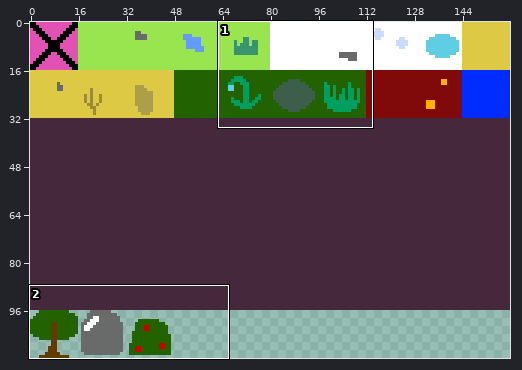
Two versions of one sprite sheet, data/textures/tilemap.png. Above: a wide view before the commit, with the close-up outlined.
Close-up. Old version:
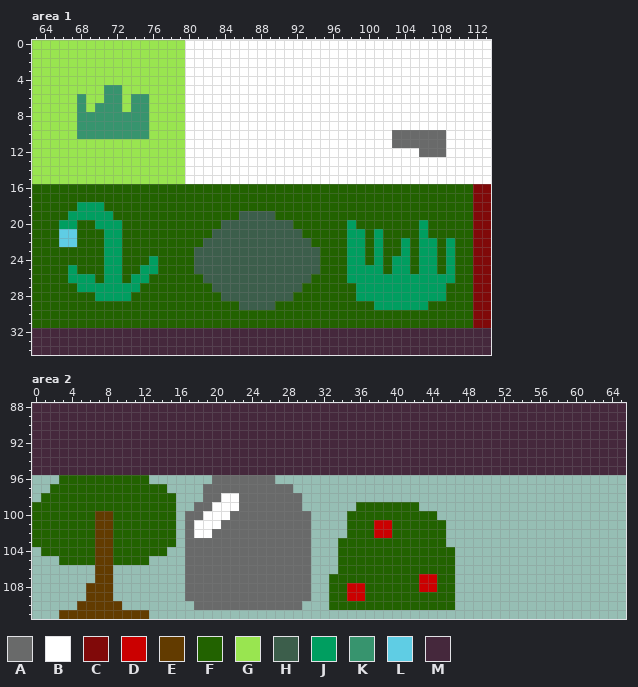
The file is 160x112 pixels. Shown: area 1: x 63..113, y 0..34; area 2: x 0..65, y 88..111. The commit also changed other parts of the picture, which this record leaves out.
Palette (. is transparent): A #696a6a  B #ffffff  C #800909  D #cb0000  E #623b00  F #226200  G #99e550  H #3c5e4b  J #009e60  K #37946e  L #5fcde4  M #45283c
Once edited:
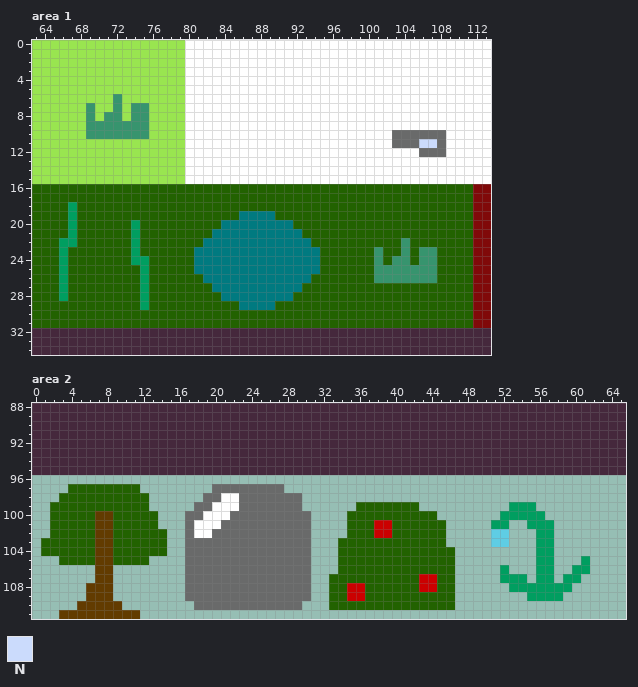
Colours new in this view: N #cbdbfc
Change:
@@ palette @@
-H #3c5e4b
+H #007a80
--- area 1
@@ x 63..113 @@
  4 GGGGGGGGGGGGGGGGGBBBBBBBBBBBBBBBBBBBBBBBBBBBBBBBBBB
- 5 GGGGGGGGKKGGGGGGGBBBBBBBBBBBBBBBBBBBBBBBBBBBBBBBBBB
- 6 GGGGGKGGKKGKKGGGGBBBBBBBBBBBBBBBBBBBBBBBBBBBBBBBBBB
- 7 GGGGGKGKKKGKKGGGGBBBBBBBBBBBBBBBBBBBBBBBBBBBBBBBBBB
- 8 GGGGGKKKKKKKKGGGGBBBBBBBBBBBBBBBBBBBBBBBBBBBBBBBBBB
- 9 GGGGGKKKKKKKKGGGGBBBBBBBBBBBBBBBBBBBBBBBBBBBBBBBBBB
-10 GGGGGKKKKKKKKGGGGBBBBBBBBBBBBBBBBBBBBBBBAAAAAABBBBB
-11 GGGGGGGGGGGGGGGGGBBBBBBBBBBBBBBBBBBBBBBBAAAAAABBBBB
+ 5 GGGGGGGGGGGGGGGGGBBBBBBBBBBBBBBBBBBBBBBBBBBBBBBBBBB
+ 6 GGGGGGGGGKGGGGGGGBBBBBBBBBBBBBBBBBBBBBBBBBBBBBBBBBB
+ 7 GGGGGGKGGKGKKGGGGBBBBBBBBBBBBBBBBBBBBBBBBBBBBBBBBBB
+ 8 GGGGGGKGKKGKKGGGGBBBBBBBBBBBBBBBBBBBBBBBBBBBBBBBBBB
+ 9 GGGGGGKKKKKKKGGGGBBBBBBBBBBBBBBBBBBBBBBBBBBBBBBBBBB
+10 GGGGGGKKKKKKKGGGGBBBBBBBBBBBBBBBBBBBBBBBAAAAAABBBBB
+11 GGGGGGGGGGGGGGGGGBBBBBBBBBBBBBBBBBBBBBBBAAANNABBBBB
 12 GGGGGGGGGGGGGGGGGBBBBBBBBBBBBBBBBBBBBBBBBBBAAABBBBB
@@ x 63..113 @@
 17 FFFFFFFFFFFFFFFFFFFFFFFFFFFFFFFFFFFFFFFFFFFFFFFFFCC
-18 FFFFFJJJFFFFFFFFFFFFFFFFFFFFFFFFFFFFFFFFFFFFFFFFFCC
-19 FFFFJJJJJFFFFFFFFFFFFFFHHHHFFFFFFFFFFFFFFFFFFFFFFCC
-20 FFFJJFFJJJFFFFFFFFFFFHHHHHHHHFFFFFFJFFFFFFFJFFFFFCC
-21 FFFLLFFFJJFFFFFFFFFFHHHHHHHHHHFFFFFJJFJFFFFJFFFFFCC
-22 FFFLLFFFJJFFFFFFFFFHHHHHHHHHHHHFFFFJJFJFFJFJJFJFFCC
-23 FFFFFFFFJJFFFFFFFFHHHHHHHHHHHHHHFFFJJFJFFJFJJFJFFCC
-24 FFFFFFFFJJFFFJFFFFHHHHHHHHHHHHHHFFFJJFJFJJFJJFJFFCC
-25 FFFFJFFFJJFFJJFFFFHHHHHHHHHHHHHHFFFJJJJFJJFJJFJFFCC
-26 FFFFJJJFJJFJJFFFFFFHHHHHHHHHHHHFFFFJJJJJJJJJJJJFFCC
-27 FFFFFJJJJJJJFFFFFFFFHHHHHHHHHHFFFFFFJJJJJJJJJJFFFCC
-28 FFFFFFFJJJJFFFFFFFFFFHHHHHHHHFFFFFFFJJJJJJJJJJFFFCC
-29 FFFFFFFFFFFFFFFFFFFFFFFHHHHFFFFFFFFFFFJJJJJJFFFFFCC
+18 FFFFJFFFFFFFFFFFFFFFFFFFFFFFFFFFFFFFFFFFFFFFFFFFFCC
+19 FFFFJFFFFFFFFFFFFFFFFFFHHHHFFFFFFFFFFFFFFFFFFFFFFCC
+20 FFFFJFFFFFFJFFFFFFFFFHHHHHHHHFFFFFFFFFFFFFFFFFFFFCC
+21 FFFFJFFFFFFJFFFFFFFFHHHHHHHHHHFFFFFFFFFFFFFFFFFFFCC
+22 FFFJJFFFFFFJFFFFFFFHHHHHHHHHHHHFFFFFFFFFFKFFFFFFFCC
+23 FFFJFFFFFFFJFFFFFFHHHHHHHHHHHHHHFFFFFFKFFKFKKFFFFCC
+24 FFFJFFFFFFFJJFFFFFHHHHHHHHHHHHHHFFFFFFKFKKFKKFFFFCC
+25 FFFJFFFFFFFFJFFFFFHHHHHHHHHHHHHHFFFFFFKKKKKKKFFFFCC
+26 FFFJFFFFFFFFJFFFFFFHHHHHHHHHHHHFFFFFFFKKKKKKKFFFFCC
+27 FFFJFFFFFFFFJFFFFFFFHHHHHHHHHHFFFFFFFFFFFFFFFFFFFCC
+28 FFFJFFFFFFFFJFFFFFFFFHHHHHHHHFFFFFFFFFFFFFFFFFFFFCC
+29 FFFFFFFFFFFFJFFFFFFFFFFHHHHFFFFFFFFFFFFFFFFFFFFFFCC
 30 FFFFFFFFFFFFFFFFFFFFFFFFFFFFFFFFFFFFFFFFFFFFFFFFFCC
--- area 2
@@ x 0..65 @@
  95 MMMMMMMMMMMMMMMMMMMMMMMMMMMMMMMMMMMMMMMMMMMMMMMMMMMMMMMMMMMMMMMMMM
- 96 ...FFFFFFFFFF.......AAAAAAA.......................................
- 97 ..FFFFFFFFFFFFF....AAAAAAAAAA.....................................
- 98 .FFFFFFFFFFFFFFF...AABBAAAAAAA....................................
- 99 FFFFFFFFFFFFFFFF..AABBBAAAAAAA......FFFFFFF.......................
-100 FFFFFFFEEFFFFFFF.AABBBAAAAAAAAA....FFFFFFFFFF.....................
-101 FFFFFFFEEFFFFFFF.ABBBAAAAAAAAAA....FFFDDFFFFFF....................
-102 FFFFFFFEEFFFFFFF.ABBAAAAAAAAAAA....FFFDDFFFFFF....................
-103 FFFFFFFEEFFFFFFF.AAAAAAAAAAAAAA...FFFFFFFFFFFF....................
-104 .FFFFFFEEFFFFFF..AAAAAAAAAAAAAA...FFFFFFFFFFFFF...................
-105 ...FFFFEEFFFF....AAAAAAAAAAAAAA...FFFFFFFFFFFFF...................
-106 .......EE........AAAAAAAAAAAAAA...FFFFFFFFFFFFF...................
-107 .......EE........AAAAAAAAAAAAAA..FFFFFFFFFFDDFF...................
-108 ......EEE........AAAAAAAAAAAAAA..FFDDFFFFFFDDFF...................
-109 ......EEE........AAAAAAAAAAAAAA..FFDDFFFFFFFFFF...................
+ 96 ..................................................................
+ 97 ....FFFFFFFF........AAAAAAAA......................................
+ 98 ...FFFFFFFFFF......AABBAAAAAAA....................................
+ 99 ..FFFFFFFFFFF.....AABBBAAAAAAA......FFFFFFF..........JJJ..........
+100 ..FFFFFEEFFFFF...AABBBAAAAAAAAA....FFFFFFFFFF.......JJJJJ.........
+101 ..FFFFFEEFFFFF...ABBBAAAAAAAAAA....FFFDDFFFFFF.....JJ..JJJ........
+102 ..FFFFFEEFFFFFF..ABBAAAAAAAAAAA....FFFDDFFFFFF.....LL...JJ........
+103 .FFFFFFEEFFFFFF..AAAAAAAAAAAAAA...FFFFFFFFFFFF.....LL...JJ........
+104 .FFFFFFEEFFFFFF..AAAAAAAAAAAAAA...FFFFFFFFFFFFF.........JJ........
+105 ...FFFFEEFFFF....AAAAAAAAAAAAAA...FFFFFFFFFFFFF.........JJ...J....
+106 .......EE........AAAAAAAAAAAAAA...FFFFFFFFFFFFF.....J...JJ..JJ....
+107 .......EE........AAAAAAAAAAAAAA..FFFFFFFFFFDDFF.....JJJ.JJ.JJ.....
+108 ......EEE........AAAAAAAAAAAAAA..FFDDFFFFFFDDFF......JJJJJJJ......
+109 ......EEE........AAAAAAAAAAAAAA..FFDDFFFFFFFFFF........JJJJ.......
 110 .....EEEEE........AAAAAAAAAAAA...FFFFFFFFFFFFFF...................
-111 ...EEEEEEEEEE.....................................................
+111 ...EEEEEEEEE......................................................
Where, in picture pixels (left, top, right, bottom), the same in both close-ups:
changed: (77, 85, 149, 139)
changed: (419, 139, 437, 148)
changed: (59, 202, 158, 310)
changed: (194, 211, 455, 310)
erased: (32, 475, 293, 547)
added: (491, 502, 590, 601)
erased: (140, 610, 149, 619)
